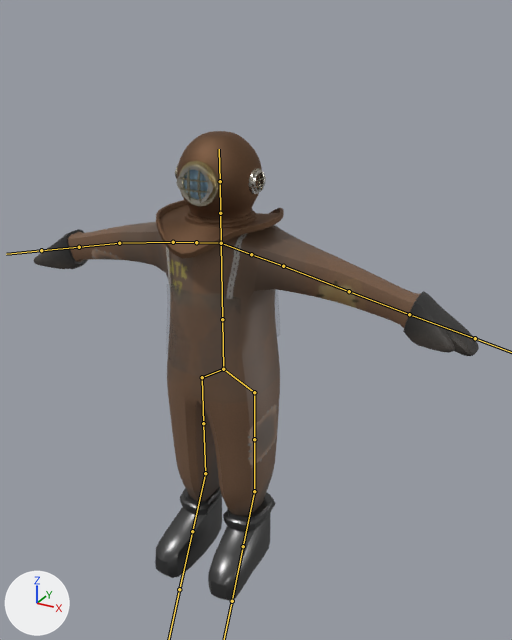
The FBX model Assets/Animations/Animations/Player_New.fbx: old version first, new version second.
The view is the same before and after, from a 50 mm lens placed at (8.33, -13.48, 13.2), pointed at (0.73, 0.35, 6.28). Arrows for +X, +Y and +Z are at lower left; the lights stay in place. The bones that bend it are drawn over the model as lines.
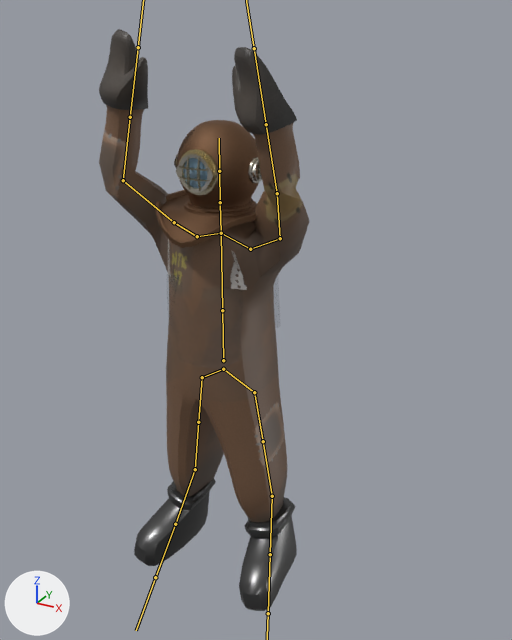
The newer file adds an action. The first version stands in its rest pose; the second is drawn at frame 1 of the action 'Armature|New-Falling Idle'.

What the commit changed:
Bone 'Pelvis' (bone_pelvis) moves from (0.0, 0.0, 0.0) to (0.0, 0.15, 0.0).
Bone 'RShoulder' (bone_rshoulder) turns from (0, 0, 0) to (0, 0, 8) degrees about its own x, y and z.
Bone 'RShoulder_Arm' (bone_rshoulder_arm) turns from (0, 0, 0) to (0, 0, -37) degrees about its own x, y and z.
Bone 'RForearm' (bone_rforearm) turns from (0, 0, 0) to (50, 33, -10) degrees about its own x, y and z.
Bone 'RHand' (bone_rhand) turns from (0, 0, 0) to (4, 16, -57) degrees about its own x, y and z.
Bone 'LShoulder' (bone_lshoulder) turns from (0, 0, 0) to (0, 0, -8) degrees about its own x, y and z.
Bone 'LShoulder_Arm' (bone_lshoulder_arm) turns from (0, 0, 0) to (0, 0, 44) degrees about its own x, y and z.
Bone 'LForearm' (bone_lforearm) turns from (0, 0, 0) to (37, -13, 38) degrees about its own x, y and z.
Bone 'LHand' (bone_lhand) turns from (0, 0, 0) to (87, -105, -58) degrees about its own x, y and z.
Bone 'RLeg' (bone_rleg) turns from (0, 0, 0) to (6, 6, 1) degrees about its own x, y and z.
Bone 'LLeg' (bone_lleg) turns from (0, 0, 0) to (10, -4, -1) degrees about its own x, y and z.

Pixel boxes (x1, y1, x2, y2) of what changed, in the pictures (512 x 640 px):
'Plane.003', posed (53% narrower, 24% taller): before (33, 131, 479, 600); after (99, 29, 309, 611)
bone 'Pelvis', root to tip: before (223, 369) to (222, 319); after (223, 360) to (222, 310)
bone 'RShoulder', root to tip: before (221, 243) to (196, 242); after (221, 233) to (197, 236)
bone 'RShoulder_Arm', root to tip: before (196, 242) to (173, 242); after (197, 236) to (174, 222)
bone 'RForearm', root to tip: before (173, 242) to (119, 243); after (174, 222) to (123, 180)
bone 'RHand', root to tip: before (119, 243) to (79, 247); after (123, 180) to (130, 117)
bone 'LShoulder', root to tip: before (221, 243) to (251, 254); after (221, 233) to (250, 249)
bone 'LShoulder_Arm', root to tip: before (251, 254) to (283, 266); after (250, 249) to (280, 238)
bone 'LForearm', root to tip: before (283, 266) to (349, 291); after (280, 238) to (277, 193)
bone 'LHand', root to tip: before (349, 291) to (409, 314); after (277, 193) to (266, 124)
bone 'RLeg', root to tip: before (202, 377) to (203, 423); after (202, 377) to (198, 422)
bone 'LLeg', root to tip: before (254, 392) to (254, 439); after (254, 392) to (263, 441)
